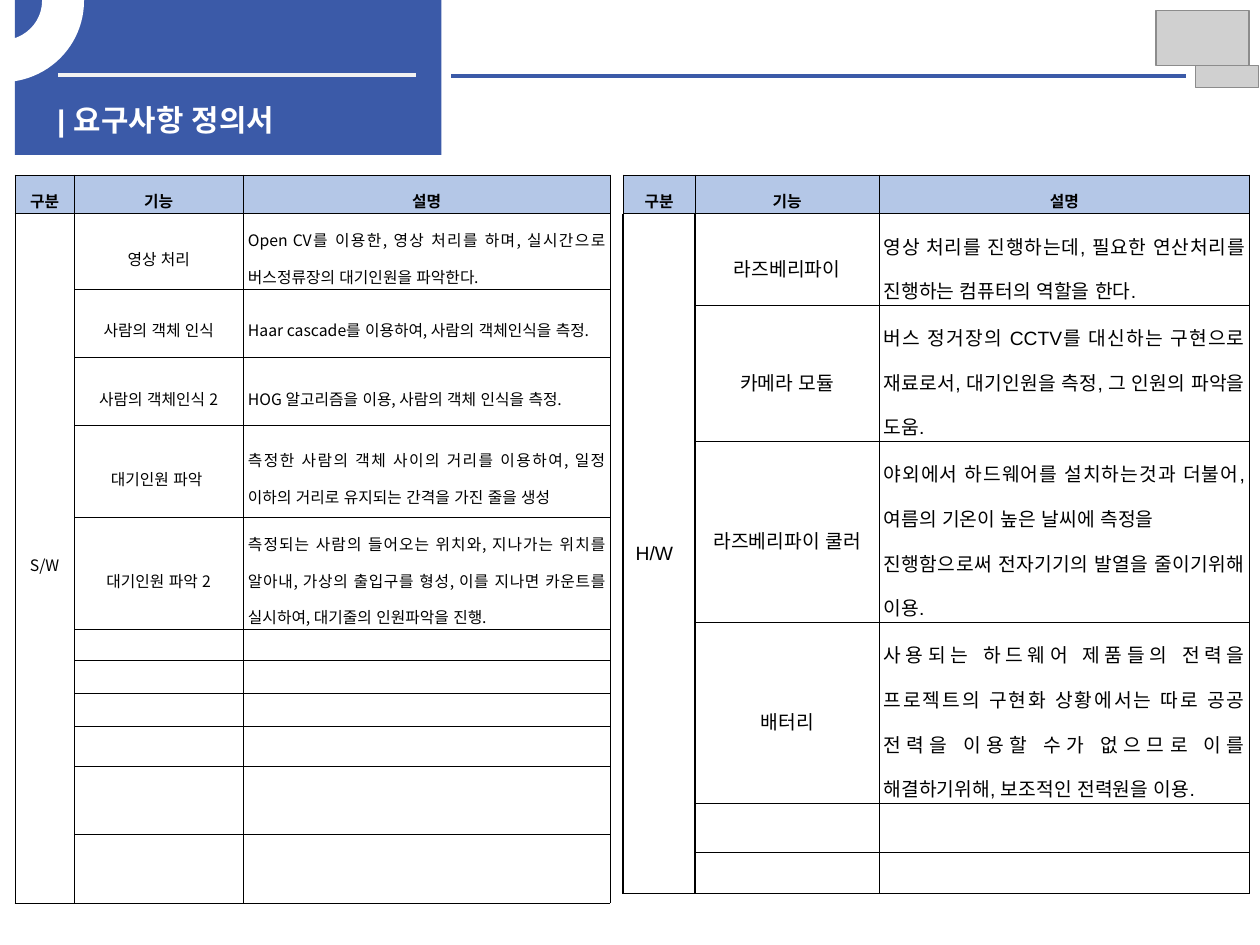
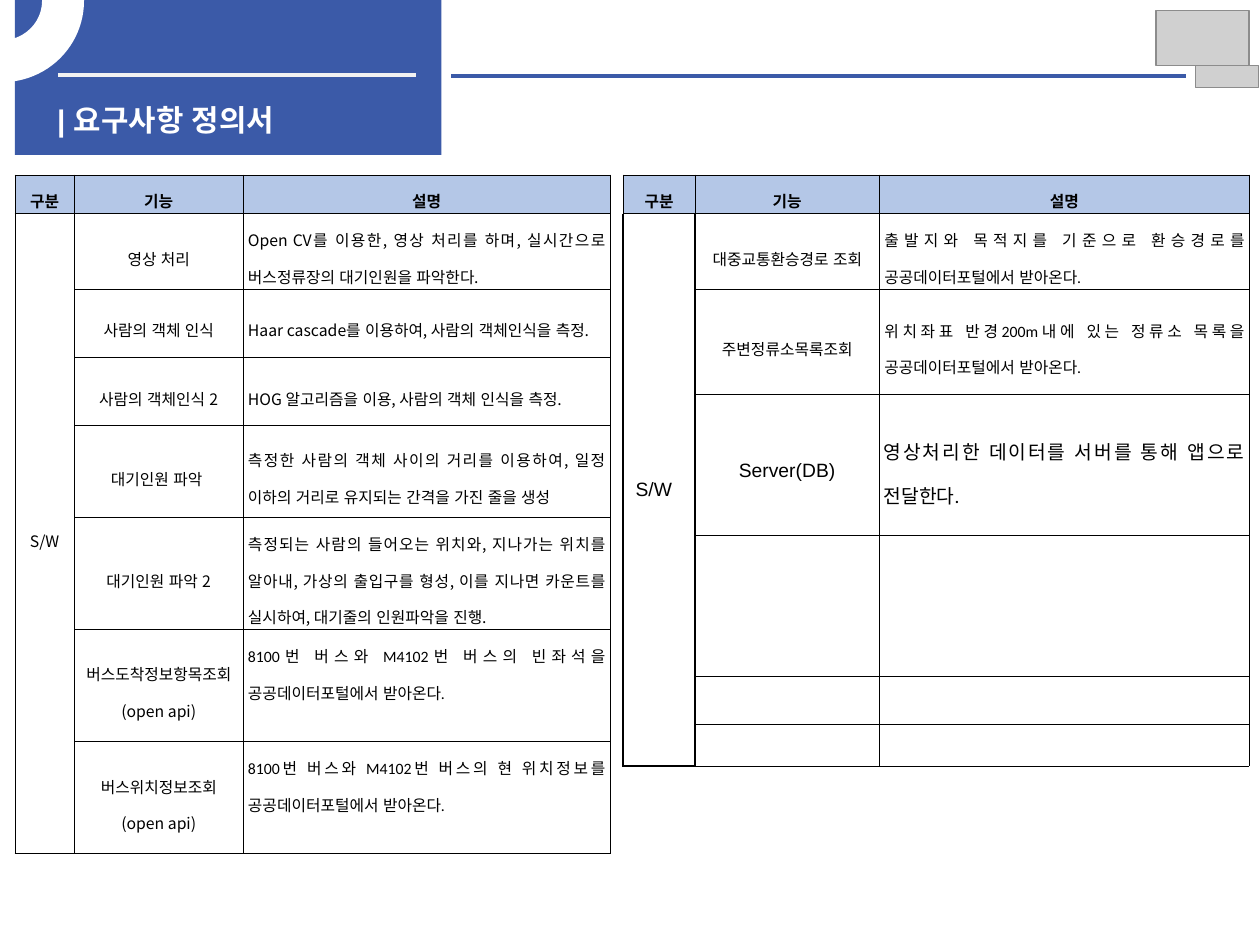
Before and after one commit to woojin1027/THE-FACO, a slide deck: slide 8 of 중간보고서/중간보고서.pptx. Drawn at 1260x945 pixels with LibreOffice and Linux fonts; fonts in the diff are those of the drawing; grey boxes stand for pictures. Boxes give left, top, right and bottom in pixels: in the first picture for what was removed or moved away, otherwise in the second. Text is boxed around its words. In the diff, an @@ line names an element or a change of style, - is before the commit and + after.

```diff
--- a/중간보고서/중간보고서.pptx
+++ b/중간보고서/중간보고서.pptx
@@ table at (15, 175, 610, 837) @@
-row 7:  |  | 
-row 8:  |  | 
-row 9:  |  | 
-row 10:  |  | 
-row 11:  |  | 
-row 12:  |  | 
+row 7:  | 버스도착정보항목조회 / (open api) | 8100번 버스와 M4102번 버스의 빈좌석을 공공데이터포털에서 받아온다.
+row 8:  | 버스위치정보조회 / (open api) | 8100번 버스와 M4102번 버스의 현 위치정보를 공공데이터포털에서 받아온다.
@@ table at (622, 175, 1249, 751) @@
-row 2: H/W | 라즈베리파이 | 영상 처리를 진행하는데, 필요한 연산처리를 진행하는 컴퓨터의 역할을 한다.
-row 3:  | 카메라 모듈 | 버스 정거장의 CCTV를 대신하는 구현으로 재료로서, 대기인원을 측정, 그 인원의 파악을 도움.
-row 4:  | 라즈베리파이 쿨러 | 야외에서 하드웨어를 설치하는것과 더불어, 여름의 기온이 높은 날씨에 측정을 / 진행함으로써 전자기기의 발열을 줄이기위해 이용.
-row 5:  | 배터리 | 사용되는 하드웨어 제품들의 전력을 프로젝트의 구현화 상황에서는 따로 공공 전력을 이용할 수가 없으므로 이를 해결하기위해, 보조적인 전력원을 이용.
+row 2: S/W | 대중교통환승경로 조회 | 출발지와 목적지를 기준으로 환승경로를 공공데이터포털에서 받아온다.
+row 3:  | 주변정류소목록조회 | 위치좌표 반경200m내에 있는 정류소 목록을 공공데이터포털에서 받아온다.
+row 4:  | Server(DB) | 영상처리한 데이터를 서버를 통해 앱으로 전달한다.
+row 7:  |  | 
```
Also in this commit, not shown: 3 other slides changed, 5 slides added.
